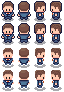
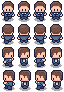
Comparing the layer stacks of the two 64x92 images. Changes:
removed layer "Calque 44" over (1, 1, 62, 91)
added layer "Calque 53" above "Calque 52" over (3, 70, 47, 91)
added layer "Calque 52" above "Calque 51" over (19, 70, 63, 91)
added layer "Calque 51" over (1, 1, 63, 67)
